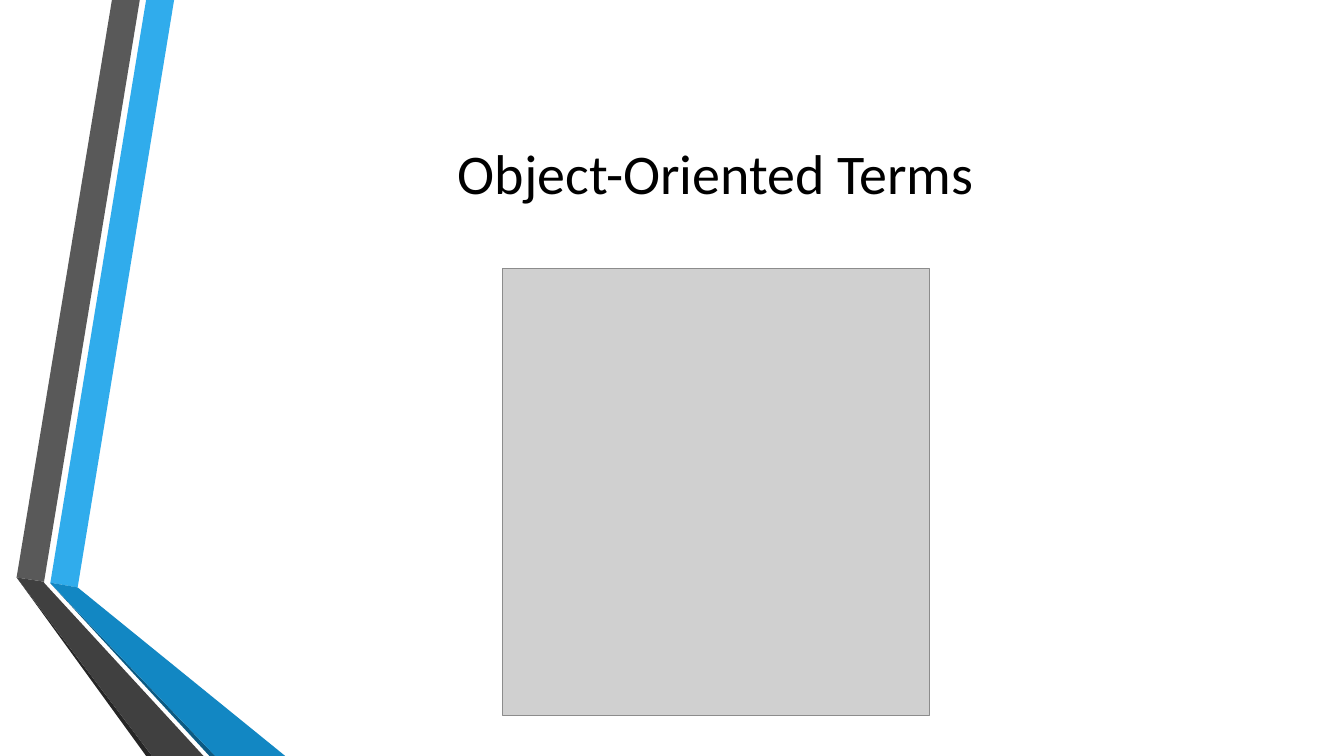
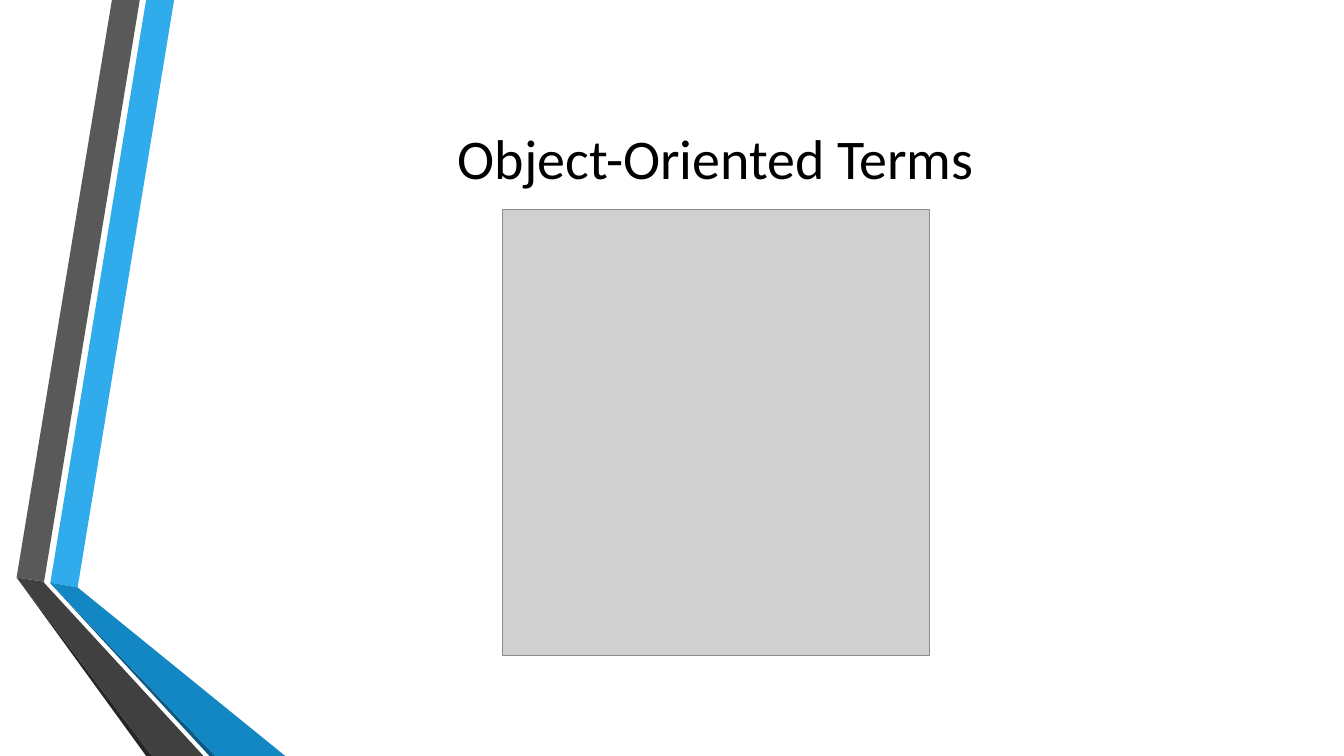
Before and after one commit to kalyank12/SoftwareParadigms, a slide deck: slide 29 of PPT/Group02-Component1.pptx. Drawn at 1344x756 pixels with LibreOffice and Linux fonts; fonts in the diff are those of the drawing; grey boxes stand for pictures; background and template pictures are left out. Boxes give left, top, right and bottom in pixels: in the first picture for what was removed or moved away, otherwise in the second. Text is boxed around its words. In the diff, an @@ line names an element or a change of style, - is before the commit and + after.

```diff
--- a/PPT/Group02-Component1.pptx
+++ b/PPT/Group02-Component1.pptx
@@ title "Object-Oriented Terms": place and size @@
-title "Object-Oriented Terms" at [458, 155, 973, 204]
+title "Object-Oriented Terms" at [458, 140, 973, 189]
@@ picture: place and size @@
-picture at [502, 269, 930, 716]
+picture at [502, 210, 930, 656]
```
Also in this commit, not shown: 5 other slides changed.
